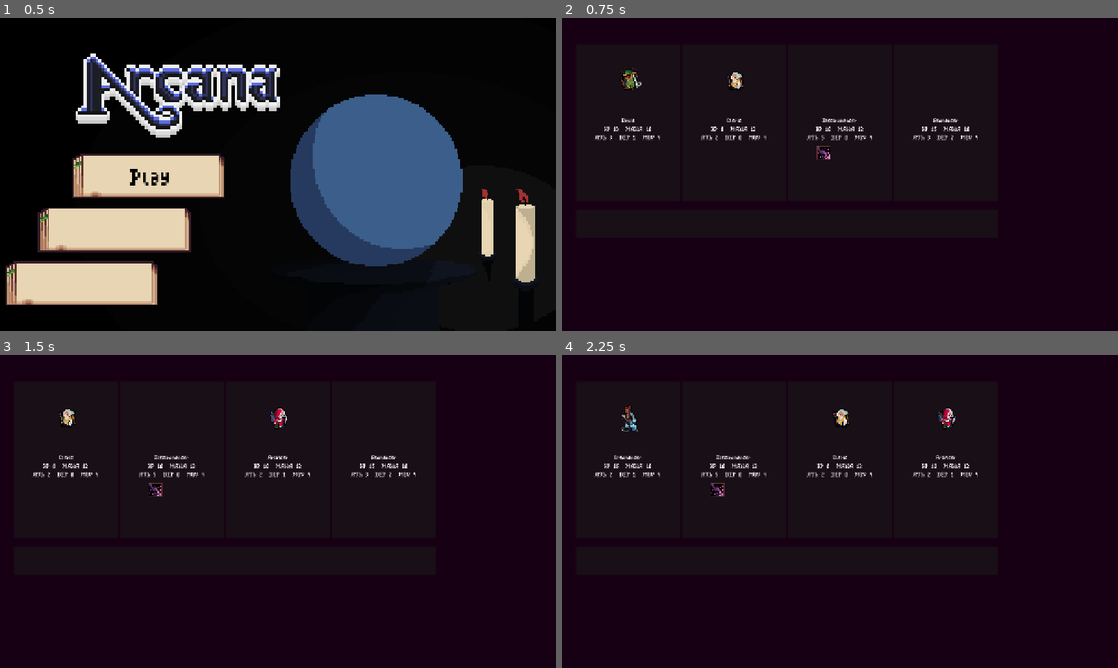
Above: before the commit, frames 1-4 (two rows, left to right).
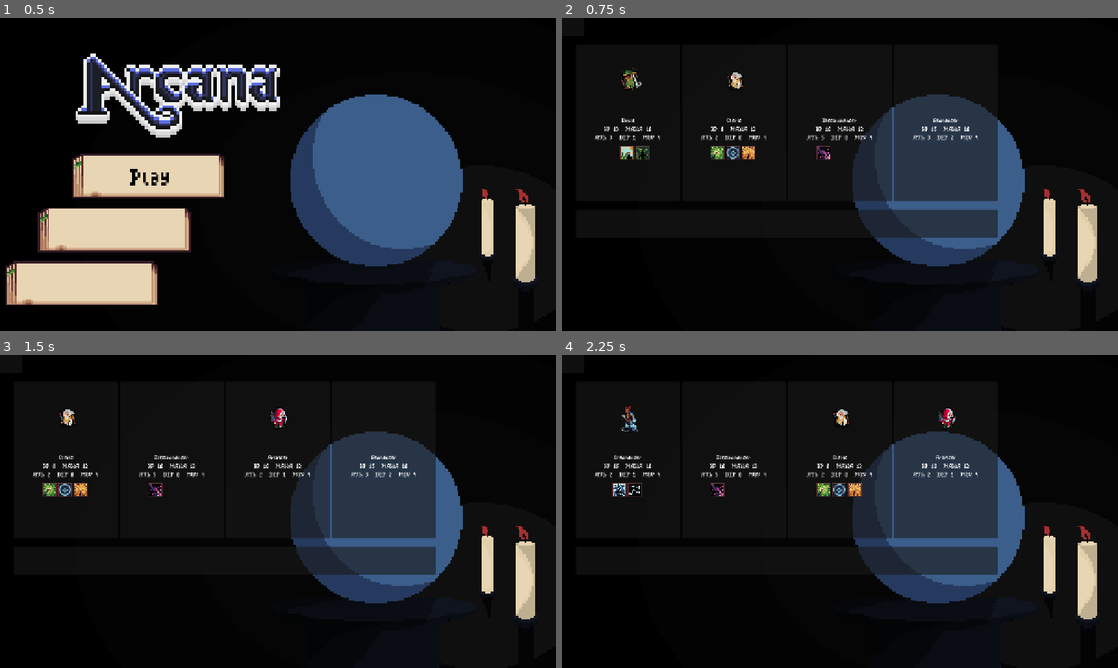
Above: after the commit, the same moments.

Repository: SpangelyWalnuts/Arcana-1.0-Demo
Game: Godot game, scene res://scenes/core/TitleScreen.tscn
Two runs of this game, one before a commit and one after it. Both use one fixed random seed, a clock stepped at 60 frames per second and the inputs below.
Inputs (mouse positions are in pixels of both pictures, inside the frame that each line leads up to):
- Up to frame 1 (0.5 s): no input
- Up to frame 2 (0.75 s): click "Play" at 0.5 s
- Up to frame 3 (1.5 s): click (222, 561) at 1.25 s
- Up to frame 4 (2.25 s): click (784, 561) at 2 s

Frame 1 is identical in both runs. In frame 2, 15% of the frame differs, in the area x 10-97%, y 24-85%; in frame 3, 15%; in frame 4, 15%.

Commit message:
Draft screen polish: animated previews, stats, skill icons, and tooltips
Polished draft screen - now has better layout and information display.

Added sprites and updated balance and added information to skills.

Diff:
--- /dev/null
+++ b/Arcana 1.0 - Revert/SkillTooltip.gd
@@ -0,0 +1,33 @@
+extends PanelContainer
+class_name SkillTooltip
+
+@onready var icon: TextureRect = $VBoxContainer/HBoxContainer/Icon
+@onready var name_label: Label = $VBoxContainer/HBoxContainer/VBoxContainer/NameLabel
+@onready var meta_label: Label = $VBoxContainer/HBoxContainer/VBoxContainer/MetaLabel
+@onready var desc_label: Label = $VBoxContainer/DescLabel
+
+func show_skill(skill: Skill, at_screen_pos: Vector2) -> void:
+	if skill == null:
+		hide()
+		return
+
+	icon.texture = skill.icon_texture
+	name_label.text = skill.name
+
+	# Simple readable meta line (adjust as you like)
+	meta_label.text = "Mana %d  Range %d  AoE %d" % [skill.mana_cost, skill.cast_range, skill.aoe_radius]
+	desc_label.text = skill.description
+
+	# Position near mouse, with a small offset
+	global_position = at_screen_pos + Vector2(16, 16)
+	visible = true
+
+	# Clamp inside viewport
+	await get_tree().process_frame
+	var vp := get_viewport_rect().size
+	var r := get_global_rect()
+	global_position.x = clamp(global_position.x, 0.0, vp.x - r.size.x)
+	global_position.y = clamp(global_position.y, 0.0, vp.y - r.size.y)
+
+func hide_tooltip() -> void:
+	visible = false
--- a/Arcana 1.0 - Revert/data/skills/Cleric/Heal.tres
+++ b/Arcana 1.0 - Revert/data/skills/Cleric/Heal.tres
@@ -1,10 +1,12 @@
-[gd_resource type="Resource" script_class="Skill" load_steps=2 format=3 uid="uid://3o3npcfpxsw4"]
+[gd_resource type="Resource" script_class="Skill" load_steps=3 format=3 uid="uid://3o3npcfpxsw4"]
 
 [ext_resource type="Script" uid="uid://sakf75ug1g8j" path="res://scripts/data/skill.gd" id="1_11ljw"]
+[ext_resource type="Texture2D" uid="uid://b7p74xpmbdjk0" path="res://art/ui/spell icons/Heal.png" id="1_in24f"]
 
 [resource]
 script = ExtResource("1_11ljw")
 name = "Heal"
+description = "Heal a single ally near the caster."
 effect_type = 1
 is_heal = true
 cast_range = 2
@@ -12,3 +14,4 @@
 target_type = 2
 can_target_self = true
 duration_turns = 0
+icon_texture = ExtResource("1_in24f")
--- a/Arcana 1.0 - Revert/data/skills/Cleric/HealingCircle.tres
+++ b/Arcana 1.0 - Revert/data/skills/Cleric/HealingCircle.tres
@@ -1,10 +1,12 @@
-[gd_resource type="Resource" script_class="Skill" load_steps=2 format=3 uid="uid://cnohu8yxch23o"]
+[gd_resource type="Resource" script_class="Skill" load_steps=3 format=3 uid="uid://cnohu8yxch23o"]
 
 [ext_resource type="Script" uid="uid://sakf75ug1g8j" path="res://scripts/data/skill.gd" id="1_1d7sr"]
+[ext_resource type="Texture2D" uid="uid://bjwfurflmrf7d" path="res://art/ui/spell icons/Healing Circle.png" id="1_1q7uj"]
 
 [resource]
 script = ExtResource("1_1d7sr")
 name = "Healing Circle"
+description = "Heal all allies in an AOE near the caster."
 mana_cost = 5
 effect_type = 1
 is_heal = true
@@ -15,3 +17,4 @@
 target_type = 2
 can_target_self = true
 duration_turns = 0
+icon_texture = ExtResource("1_1q7uj")
--- a/Arcana 1.0 - Revert/data/skills/Cleric/grace.tres
+++ b/Arcana 1.0 - Revert/data/skills/Cleric/grace.tres
@@ -1,10 +1,12 @@
-[gd_resource type="Resource" script_class="Skill" load_steps=2 format=3 uid="uid://dm78bsmnkdk1k"]
+[gd_resource type="Resource" script_class="Skill" load_steps=3 format=3 uid="uid://dm78bsmnkdk1k"]
 
+[ext_resource type="Texture2D" uid="uid://748c5slwautt" path="res://art/ui/spell icons/Grace.png" id="1_bdh1g"]
 [ext_resource type="Script" uid="uid://sakf75ug1g8j" path="res://scripts/data/skill.gd" id="1_p170w"]
 
 [resource]
 script = ExtResource("1_p170w")
 name = "Grace"
+description = "Heal an ally from a great distance."
 mana_cost = 6
 effect_type = 1
 is_heal = true
@@ -13,3 +15,4 @@
 target_type = 2
 can_target_self = true
 duration_turns = 0
+icon_texture = ExtResource("1_bdh1g")
--- a/Arcana 1.0 - Revert/data/skills/Electromancer/Charge.tres
+++ b/Arcana 1.0 - Revert/data/skills/Electromancer/Charge.tres
@@ -5,6 +5,7 @@
 [resource]
 script = ExtResource("1_k7ocy")
 name = "Charge"
+description = "Buff up caster to multiply next basic attack by 2 for 2 turns."
 effect_type = 2
 cast_range = 0
 target_type = 3
--- a/Arcana 1.0 - Revert/data/skills/Electromancer/LightningBolt.tres
+++ b/Arcana 1.0 - Revert/data/skills/Electromancer/LightningBolt.tres
@@ -6,7 +6,7 @@
 [resource]
 script = ExtResource("1_cnhk2")
 name = "Lightning Bolt"
-description = "A bolt of lightning strikes target area."
+description = "A bolt of lightning strikes target enemy from a great distance"
 mana_cost = 3
 cast_range = 6
 flat_power = 1
--- a/Arcana 1.0 - Revert/data/skills/Electromancer/Shock.tres
+++ b/Arcana 1.0 - Revert/data/skills/Electromancer/Shock.tres
@@ -5,6 +5,7 @@
 [resource]
 script = ExtResource("1_6orty")
 name = "Electrocute"
+description = "Deal great damage to adjacent enemy."
 mana_cost = 5
 cast_range = 1
 power_multiplier = 3.0
--- a/Arcana 1.0 - Revert/data/skills/Pyromancer/Fireball.tres
+++ b/Arcana 1.0 - Revert/data/skills/Pyromancer/Fireball.tres
@@ -6,6 +6,7 @@
 [resource]
 script = ExtResource("1_nak34")
 name = "Fireball"
+description = "Cast a Fireball the exlodes on collision with a target for big damage."
 mana_cost = 5
 cast_range = 5
 aoe_radius = 2
--- a/Arcana 1.0 - Revert/data/skills/Pyromancer/Firebolt.tres
+++ b/Arcana 1.0 - Revert/data/skills/Pyromancer/Firebolt.tres
@@ -6,6 +6,7 @@
 [resource]
 script = ExtResource("1_wejox")
 name = "Firebolt"
+description = "Strike an enemy with a firebolt for massive damage."
 mana_cost = 3
 power_multiplier = 2.0
 flat_power = 1
--- a/Arcana 1.0 - Revert/data/skills/Pyromancer/HeatUp.tres
+++ b/Arcana 1.0 - Revert/data/skills/Pyromancer/HeatUp.tres
@@ -5,7 +5,8 @@
 
 [resource]
 script = ExtResource("1_qf6cw")
-name = "HeatUp"
+name = "Heat Up"
+description = "Buff casters ATK by 3 for 1 turn."
 mana_cost = 4
 effect_type = 2
 cast_range = 0
--- a/Arcana 1.0 - Revert/data/skills/cryomancer/Frozenspikes.tres
+++ b/Arcana 1.0 - Revert/data/skills/cryomancer/Frozenspikes.tres
@@ -1,6 +1,7 @@
-[gd_resource type="Resource" script_class="Skill" load_steps=2 format=3 uid="uid://vil0l2v0ery0"]
+[gd_resource type="Resource" script_class="Skill" load_steps=3 format=3 uid="uid://vil0l2v0ery0"]
 
 [ext_resource type="Script" uid="uid://sakf75ug1g8j" path="res://scripts/data/skill.gd" id="1_0qmn4"]
+[ext_resource type="Texture2D" uid="uid://beadg54ebla0n" path="res://data/unit_classes/Ice Spikes.png" id="1_u3x4l"]
 
 [resource]
 script = ExtResource("1_0qmn4")
@@ -13,3 +14,4 @@
 target_type = 4
 duration_turns = 3
 terrain_tile_key = "spikes"
+icon_texture = ExtResource("1_u3x4l")
--- a/Arcana 1.0 - Revert/data/skills/cryomancer/frozenbody.tres
+++ b/Arcana 1.0 - Revert/data/skills/cryomancer/frozenbody.tres
@@ -1,5 +1,6 @@
-[gd_resource type="Resource" script_class="Skill" load_steps=2 format=3 uid="uid://d0f52yih01fe"]
+[gd_resource type="Resource" script_class="Skill" load_steps=3 format=3 uid="uid://d0f52yih01fe"]
 
+[ext_resource type="Texture2D" uid="uid://cnowsrw2y5dx0" path="res://art/ui/spell icons/Ice Form.png" id="1_0i57u"]
 [ext_resource type="Script" uid="uid://sakf75ug1g8j" path="res://scripts/data/skill.gd" id="1_swxdy"]
 
 [resource]
@@ -13,3 +14,4 @@
 def_mod = 5
 move_mod = -2
 duration_turns = 4
+icon_texture = ExtResource("1_0i57u")
--- a/Arcana 1.0 - Revert/data/skills/druid/Earths_Bounty.tres
+++ b/Arcana 1.0 - Revert/data/skills/druid/Earths_Bounty.tres
@@ -1,13 +1,16 @@
-[gd_resource type="Resource" script_class="Skill" load_steps=2 format=3 uid="uid://c7j2c7apo5id"]
+[gd_resource type="Resource" script_class="Skill" load_steps=3 format=3 uid="uid://c7j2c7apo5id"]
 
+[ext_resource type="Texture2D" uid="uid://dj3llep4ljmfq" path="res://art/ui/spell icons/Natures Bounty.png" id="1_kqqpt"]
 [ext_resource type="Script" uid="uid://sakf75ug1g8j" path="res://scripts/data/skill.gd" id="1_xbk6i"]
 
 [resource]
 script = ExtResource("1_xbk6i")
-name = "Earths Bounty"
+name = "Natures Bounty"
+description = "Caster heals self for a small amount of hp."
 effect_type = 1
 is_heal = true
-cast_range = 1
+cast_range = 0
 flat_power = 3
 target_type = 3
 can_target_self = true
+icon_texture = ExtResource("1_kqqpt")
--- a/Arcana 1.0 - Revert/data/skills/druid/Entangling Vines.tres
+++ b/Arcana 1.0 - Revert/data/skills/druid/Entangling Vines.tres
@@ -6,6 +6,7 @@
 [resource]
 script = ExtResource("1_hxlcp")
 name = "Entangling Vines"
+description = "Create a patch of vines that are harder to traverse."
 mana_cost = 4
 effect_type = 4
 aoe_radius = 1
--- a/Arcana 1.0 - Revert/data/skills/druid/HealingSpores.tres
+++ b/Arcana 1.0 - Revert/data/skills/druid/HealingSpores.tres
@@ -1,10 +1,12 @@
-[gd_resource type="Resource" script_class="Skill" load_steps=2 format=3 uid="uid://brij0i2ochohl"]
+[gd_resource type="Resource" script_class="Skill" load_steps=3 format=3 uid="uid://brij0i2ochohl"]
 
+[ext_resource type="Texture2D" uid="uid://dqcu0kol51r4c" path="res://art/ui/spell icons/Healing Spores.png" id="1_iocfx"]
 [ext_resource type="Script" uid="uid://sakf75ug1g8j" path="res://scripts/data/skill.gd" id="1_sc0cj"]
 
 [resource]
 script = ExtResource("1_sc0cj")
-name = "Healing Spores"
+name = "Healing Pollen"
+description = "Caster heals adjacent ally for a small amount."
 mana_cost = 3
 effect_type = 1
 is_heal = true
@@ -12,3 +14,4 @@
 flat_power = 2
 target_type = 2
 duration_turns = 0
+icon_texture = ExtResource("1_iocfx")
--- a/Arcana 1.0 - Revert/data/skills/geomancer/DestroyWall.tres
+++ b/Arcana 1.0 - Revert/data/skills/geomancer/DestroyWall.tres
@@ -5,6 +5,7 @@
 [resource]
 script = ExtResource("1_n8g84")
 name = "Destroy Wall"
+description = "Destroy target wall."
 mana_cost = 1
 effect_type = 4
 target_type = 4
--- a/Arcana 1.0 - Revert/data/skills/geomancer/RaiseWall.tres
+++ b/Arcana 1.0 - Revert/data/skills/geomancer/RaiseWall.tres
@@ -6,6 +6,7 @@
 [resource]
 script = ExtResource("1_x654m")
 name = "Raise Wall"
+description = "Create a wall at target location."
 effect_type = 4
 target_type = 4
 duration_turns = 0
--- a/Arcana 1.0 - Revert/data/skills/geomancer/Stoneflesh.tres
+++ b/Arcana 1.0 - Revert/data/skills/geomancer/Stoneflesh.tres
@@ -5,6 +5,7 @@
 [resource]
 script = ExtResource("1_7q8dg")
 name = "Stoneflesh"
+description = "Increase casters DEF by 2 for 1 turn."
 mana_cost = 3
 effect_type = 2
 cast_range = 0
--- a/Arcana 1.0 - Revert/data/skills/shaman/Silence.tres
+++ b/Arcana 1.0 - Revert/data/skills/shaman/Silence.tres
@@ -6,6 +6,7 @@
 [resource]
 script = ExtResource("1_o8ma3")
 name = "Silence"
+description = "Prevent target from casting briefly."
 mana_cost = 3
 effect_type = 3
 cast_range = 6
--- a/Arcana 1.0 - Revert/data/skills/shaman/curse.tres
+++ b/Arcana 1.0 - Revert/data/skills/shaman/curse.tres
@@ -5,6 +5,7 @@
 [resource]
 script = ExtResource("1_715ll")
 name = "Curse"
+description = "Prevent movement and casting of arcana of target unit for 1 turn."
 mana_cost = 7
 effect_type = 3
 cast_range = 5
--- a/Arcana 1.0 - Revert/data/skills/shaman/fatigue.tres
+++ b/Arcana 1.0 - Revert/data/skills/shaman/fatigue.tres
@@ -5,6 +5,7 @@
 [resource]
 script = ExtResource("1_2wkiv")
 name = "Fatigue"
+description = "Prevent movement of target breifly."
 mana_cost = 3
 effect_type = 3
 cast_range = 6
--- a/Arcana 1.0 - Revert/data/unit_classes/Cleric.tres
+++ b/Arcana 1.0 - Revert/data/unit_classes/Cleric.tres
@@ -13,6 +13,7 @@
 [ext_resource type="Texture2D" uid="uid://qyvm5vfif6ou" path="res://art/units/cleric/animations/Idle/Cleric Idle Animation6.png" id="6_7re2t"]
 [ext_resource type="Texture2D" uid="uid://b7anub181xrfr" path="res://art/units/cleric/animations/Idle/Cleric Idle Animation7.png" id="7_dp4yk"]
 [ext_resource type="Texture2D" uid="uid://jlhdctvr7076" path="res://art/units/cleric/animations/Idle/Cleric Idle Animation8.png" id="8_hrxs0"]
+[ext_resource type="Resource" uid="uid://dm78bsmnkdk1k" path="res://data/skills/Cleric/grace.tres" id="13_vil0h"]
 
 [sub_resource type="SpriteFrames" id="SpriteFrames_fcnc6"]
 animations = [{
@@ -54,7 +55,7 @@
 defense = 0
 max_mana = 12
 mana_regen_per_turn = 3
-skills = Array[ExtResource("2_xbxok")]([ExtResource("2_ue7aj"), ExtResource("3_d2whj")])
+skills = Array[ExtResource("2_xbxok")]([ExtResource("2_ue7aj"), ExtResource("3_d2whj"), ExtResource("13_vil0h")])
 growth_hp = 0.35
 growth_atk = 0.4
 growth_defense = 0.15
--- a/Arcana 1.0 - Revert/scenes/core/Main.tscn
+++ b/Arcana 1.0 - Revert/scenes/core/Main.tscn
@@ -678,7 +678,7 @@
 grid = NodePath("../Grid")
 units_root = NodePath("../Units")
 enemy_unit_scene = ExtResource("2_dau2k")
-enemies_per_floor = 1
+enemies_per_floor = 4
 offense_classes = [ExtResource("46_leefl"), ExtResource("45_gnjag")]
 defense_classes = [ExtResource("48_kylyq"), ExtResource("47_8kqbm")]
 support_classes = [ExtResource("51_oh68v"), ExtResource("52_bwyab"), ExtResource("49_0l231")]
--- a/Arcana 1.0 - Revert/scenes/ui/DraftCard.gd
+++ b/Arcana 1.0 - Revert/scenes/ui/DraftCard.gd
@@ -8,6 +8,7 @@
 @onready var viewport: SubViewport = $HBoxContainer/UnitPreview/SubViewport
 @onready var pivot: Node2D = $HBoxContainer/UnitPreview/SubViewport/Pivot
 @onready var stats_label: Label = $VBoxContainer/StatsLabel
+var _tooltip: SkillTooltip
 
 func _ready() -> void:
 	_center_preview()
@@ -54,5 +55,24 @@
 		icon.custom_minimum_size = Vector2(32, 32)
 		icon.stretch_mode = TextureRect.STRETCH_KEEP_ASPECT_CENTERED
 		icon.texture = s.icon_texture
-		icon.tooltip_text = s.name
+		# Hover -> show panel tooltip
+		icon.mouse_entered.connect(func():
+			var tip := _find_tooltip()
+			if tip != null:
+				tip.show_skill(s, get_viewport().get_mouse_position())
+)
+# Exit -> hide panel tooltip
+		icon.mouse_exited.connect(func():
+			var tip := _find_tooltip()
+			if tip != null:
+				tip.hide_tooltip()
+)
+
 		skills_row.add_child(icon)
+
+#TOOLTIP HELPER
+func _find_tooltip() -> SkillTooltip:
+	if _tooltip != null and is_instance_valid(_tooltip):
+		return _tooltip
+	_tooltip = get_tree().root.get_node_or_null("DraftScreen/SkillTooltip") as SkillTooltip
+	return _tooltip
--- a/Arcana 1.0 - Revert/scenes/ui/DraftScreen.tscn
+++ b/Arcana 1.0 - Revert/scenes/ui/DraftScreen.tscn
@@ -1,7 +1,9 @@
-[gd_scene load_steps=3 format=3 uid="uid://b8r2pbfow66ih"]
+[gd_scene load_steps=5 format=3 uid="uid://b8r2pbfow66ih"]
 
 [ext_resource type="Script" uid="uid://ds1orwapqxdbi" path="res://scenes/ui/draft_screen.gd" id="1_dgf36"]
+[ext_resource type="Texture2D" uid="uid://ch25b3rinwv8r" path="res://art/screens/Title Screen.png" id="2_58kud"]
 [ext_resource type="PackedScene" uid="uid://b0lw8xp3nat3b" path="res://scenes/ui/DraftCard.tscn" id="2_nel26"]
+[ext_resource type="PackedScene" uid="uid://bi56ji8wv6258" path="res://scenes/ui/SkillTooltip.tscn" id="3_50ulm"]
 
 [node name="DraftScreen" type="Control"]
 layout_mode = 3
@@ -11,6 +13,18 @@
 grow_horizontal = 2
 grow_vertical = 2
 script = ExtResource("1_dgf36")
+
+[node name="TextureRect" type="TextureRect" parent="."]
+texture_filter = 1
+texture_repeat = 1
+custom_minimum_size = Vector2(1280, 720)
+layout_mode = 1
+anchors_preset = 15
+anchor_right = 1.0
+anchor_bottom = 1.0
+grow_horizontal = 2
+grow_vertical = 2
+texture = ExtResource("2_58kud")
 
 [node name="MarginContainer" type="MarginContainer" parent="."]
 layout_mode = 0
@@ -52,3 +66,6 @@
 [node name="ContinueButton" type="Button" parent="MarginContainer/VBoxContainer"]
 custom_minimum_size = Vector2(0, 64)
 layout_mode = 2
+
+[node name="SkillTooltip" parent="." instance=ExtResource("3_50ulm")]
+layout_mode = 0
--- /dev/null
+++ b/Arcana 1.0 - Revert/scenes/ui/SkillTooltip.tscn
@@ -0,0 +1,33 @@
+[gd_scene load_steps=2 format=3 uid="uid://bi56ji8wv6258"]
+
+[ext_resource type="Script" uid="uid://tukbfxregcg2" path="res://SkillTooltip.gd" id="1_fbk62"]
+
+[node name="SkillTooltip" type="PanelContainer"]
+offset_right = 51.0
+offset_bottom = 41.0
+script = ExtResource("1_fbk62")
+
+[node name="VBoxContainer" type="VBoxContainer" parent="."]
+layout_mode = 2
+
+[node name="HBoxContainer" type="HBoxContainer" parent="VBoxContainer"]
+layout_mode = 2
+
+[node name="Icon" type="TextureRect" parent="VBoxContainer/HBoxContainer"]
+texture_filter = 1
+texture_repeat = 1
+custom_minimum_size = Vector2(24, 16)
+layout_mode = 2
+
+[node name="VBoxContainer" type="VBoxContainer" parent="VBoxContainer/HBoxContainer"]
+layout_mode = 2
+
+[node name="NameLabel" type="Label" parent="VBoxContainer/HBoxContainer/VBoxContainer"]
+layout_mode = 2
+
+[node name="MetaLabel" type="Label" parent="VBoxContainer/HBoxContainer/VBoxContainer"]
+layout_mode = 2
+
+[node name="DescLabel" type="Label" parent="VBoxContainer"]
+layout_mode = 2
+autowrap_mode = 2
Not shown, added: Arcana 1.0 - Revert/SkillTooltip.gd.uid
Binary file added: Arcana 1.0 - Revert/art/ui/spell icons/Grace.png
Not shown, added: Arcana 1.0 - Revert/art/ui/spell icons/Grace.png.import
Binary file added: Arcana 1.0 - Revert/art/ui/spell icons/Heal.png
Not shown, added: Arcana 1.0 - Revert/art/ui/spell icons/Heal.png.import
Binary file added: Arcana 1.0 - Revert/art/ui/spell icons/Healing Circle.png
Not shown, added: Arcana 1.0 - Revert/art/ui/spell icons/Healing Circle.png.import
Binary file added: Arcana 1.0 - Revert/art/ui/spell icons/Healing Spores.png
Not shown, added: Arcana 1.0 - Revert/art/ui/spell icons/Healing Spores.png.import
Binary file added: Arcana 1.0 - Revert/art/ui/spell icons/Ice Form.png
Not shown, added: Arcana 1.0 - Revert/art/ui/spell icons/Ice Form.png.import
Binary file added: Arcana 1.0 - Revert/art/ui/spell icons/Natures Bounty.png
(and 4 more such lines)
